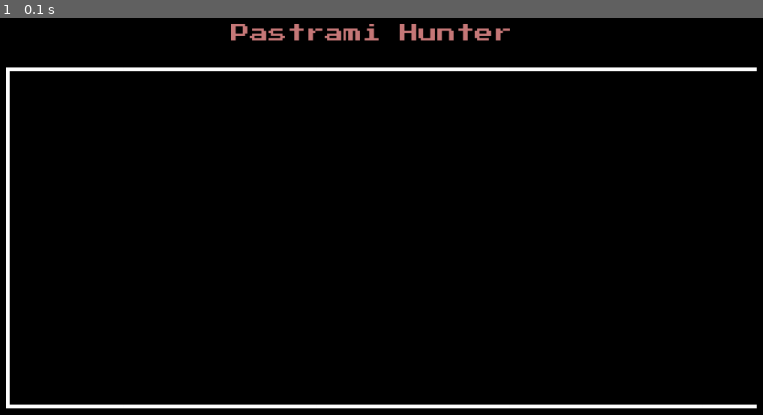
Above: before the commit, frame 1.
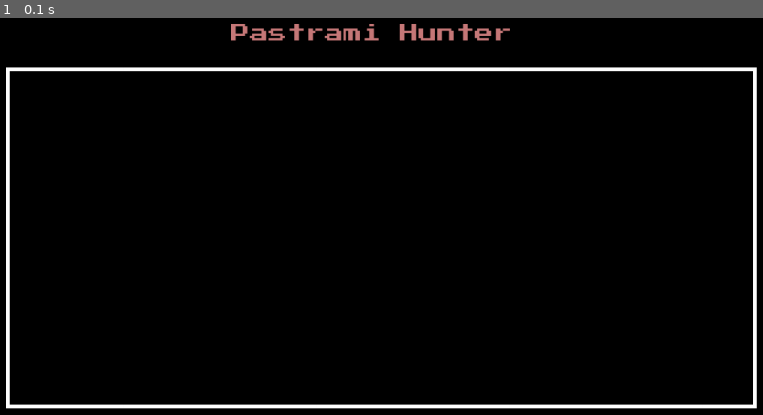
Above: after the commit, the same moment.

Repository: ajknh/PastramiHunter
Game: pygame game, started from main.py
Same seed, same stepped clock (60 frames per second), same inputs: the game is played once before the commit and once after it.
Inputs:
- Up to frame 1 (0.1 s): no input

The runs differ from the first frame. In frame 1, 0.4% of the frame differs, in the area x 98-100%, y 13-98%.

Commit message:
Update main.py

Diff:
--- a/main.py
+++ b/main.py
@@ -31,7 +31,7 @@
     pygame.draw.line(gameDisplay, WHITE, [100, 100], [1100, 100], 5)
     pygame.draw.line(gameDisplay, WHITE, [100, 550], [1100, 550], 5)
     pygame.draw.line(gameDisplay, WHITE, [102, 100], [102, 550], 5)
-
+    pygame.draw.line(gameDisplay, WHITE, [1098, 552], [1098, 102], 5)
 
     # add text to screen
     titletxt = gameFont.render("Pastrami Hunter", True, PASCOLOR)
